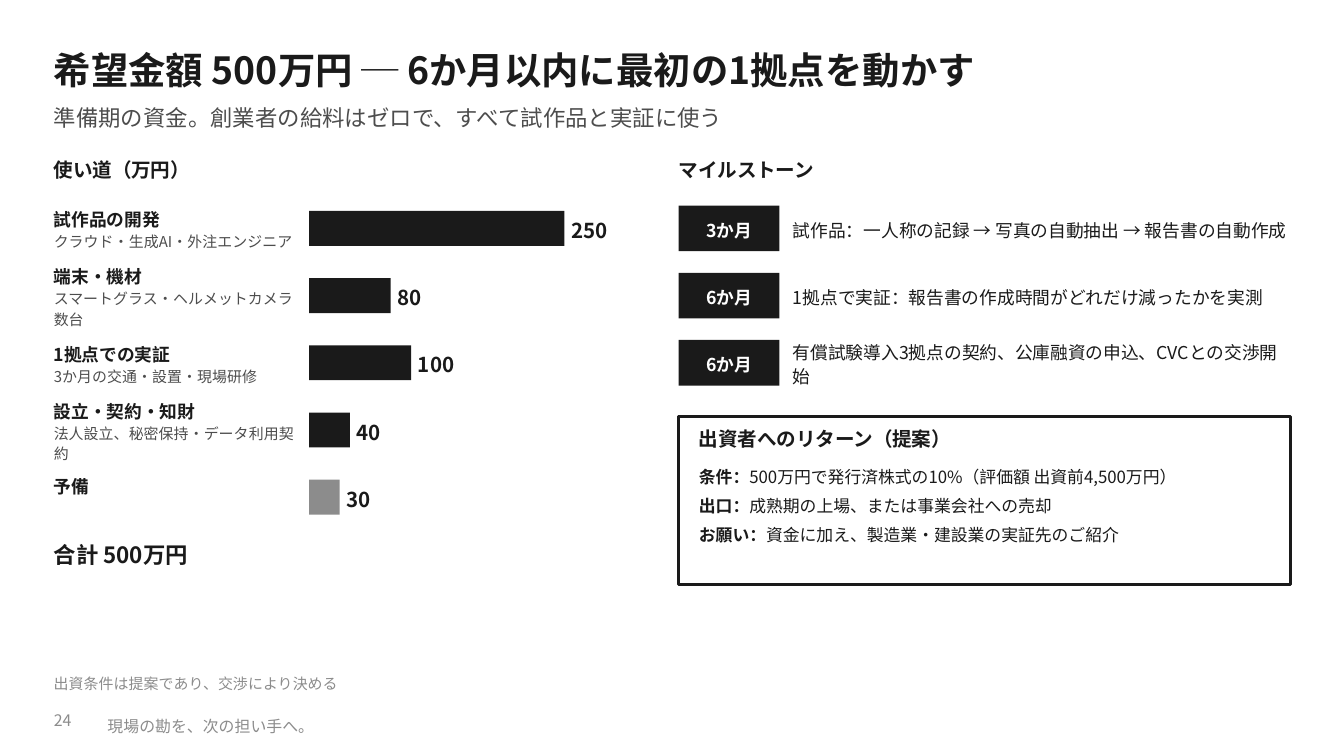
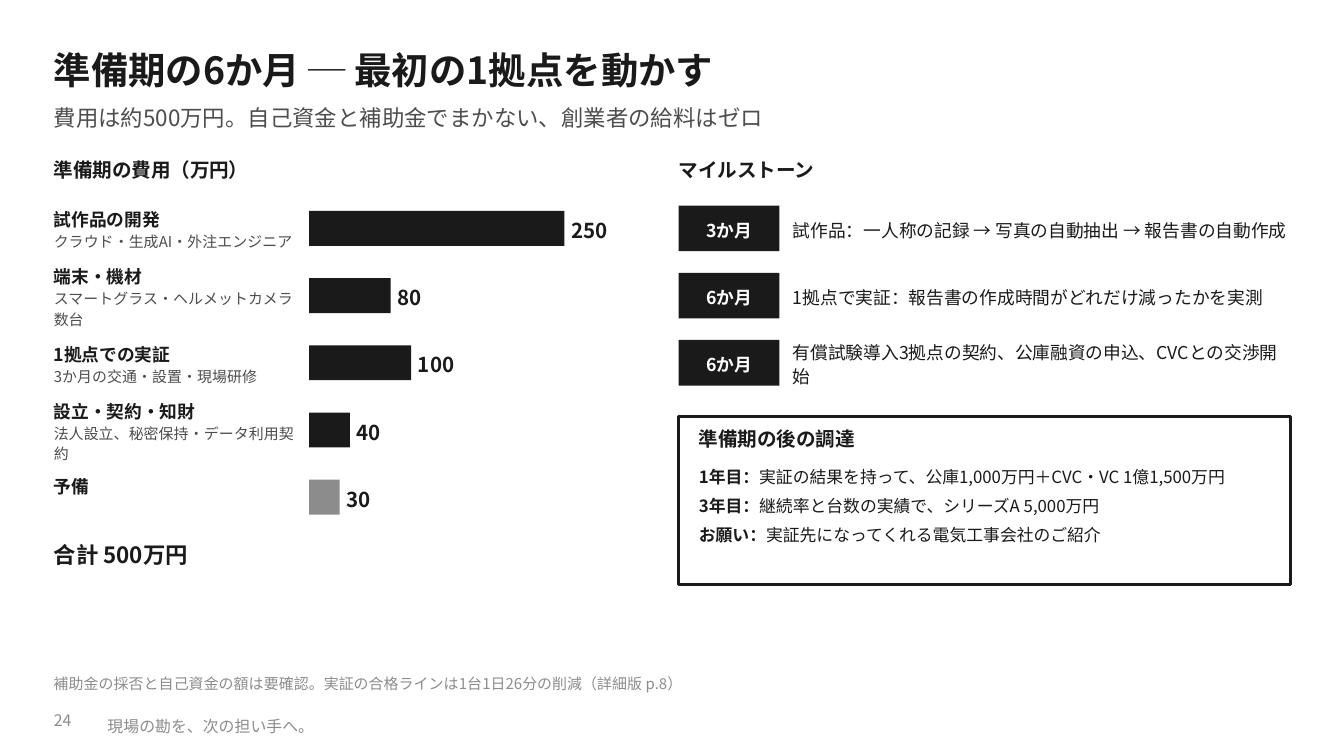
Before and after one commit to SEITOSHIKI/-ai-commute-audio-, a slide deck: slide 24 of deck/カンツギ_事業計画書_本編.pptx. Drawn at 1344x756 pixels with LibreOffice and Linux fonts; fonts in the diff are those of the drawing; background and template pictures are left out. Boxes give left, top, right and bottom in pixels: in the first picture for what was removed or moved away, otherwise in the second. Text is boxed around its words. In the diff, an @@ line names an element or a change of style, - is before the commit and + after.

```diff
--- a/deck/カンツギ_事業計画書_本編.pptx
+++ b/deck/カンツギ_事業計画書_本編.pptx
@@ text at box(54, 52, 714, 88): text changed @@
-希望金額 500万円 ─ 6か月以内に最初の1拠点を動かす
+準備期の6か月 ─ 最初の1拠点を動かす
@@ text at box(54, 107, 763, 128): text changed @@
-準備期の資金。創業者の給料はゼロで、すべて試作品と実証に使う
+費用は約500万円。自己資金と補助金でまかない、創業者の給料はゼロ
@@ text at box(54, 160, 249, 179): text changed @@
-使い道（万円）
+準備期の費用（万円）
@@ text at box(699, 429, 855, 448): text changed @@
-出資者へのリターン（提案）
+準備期の後の調達
@@ text at box(699, 468, 1225, 543): text changed @@
-条件：500万円で発行済株式の10%（評価額 出資前4,500万円）
-出口：成熟期の上場、または事業会社への売却
-お願い：資金に加え、製造業・建設業の実証先のご紹介
+1年目：実証の結果を持って、公庫1,000万円＋CVC・VC 1億1,500万円
+3年目：継続率と台数の実績で、シリーズA 5,000万円
+お願い：実証先になってくれる電気工事会社のご紹介
@@ text at box(54, 676, 683, 693): text changed @@
-出資条件は提案であり、交渉により決める
+補助金の採否と自己資金の額は要確認。実証の合格ラインは1台1日26分の削減（詳細版 p.8）
```
Also in this commit, not shown: 17 other slides changed, 1 slide added, 1 slide removed, 33 other files.
